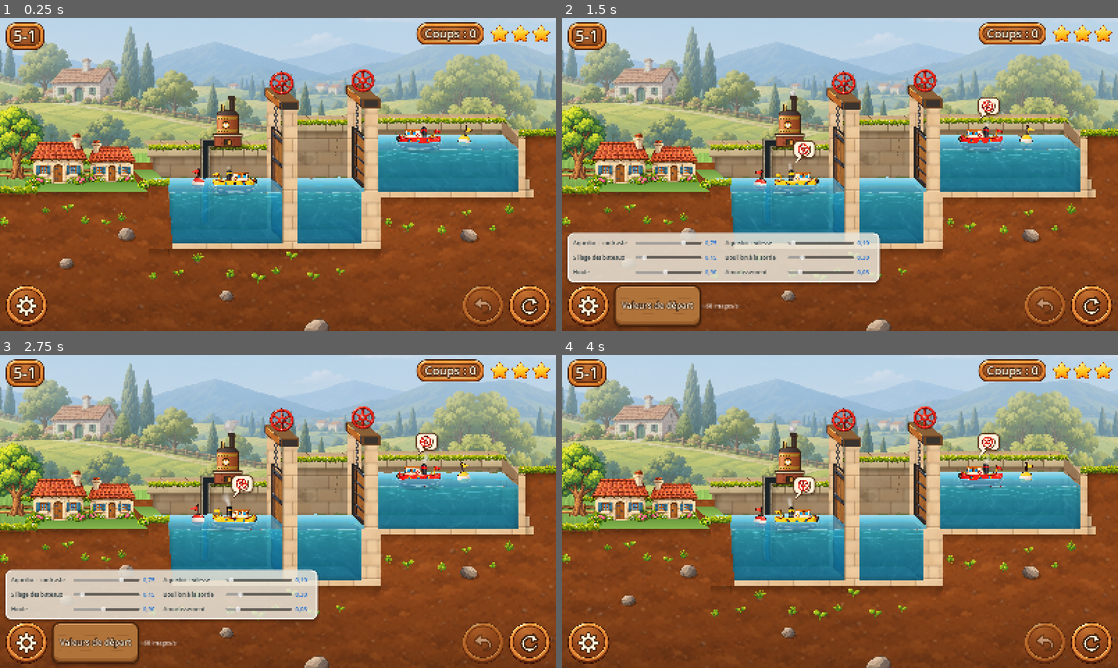
Above: before the commit, frames 1-4 (two rows, left to right).
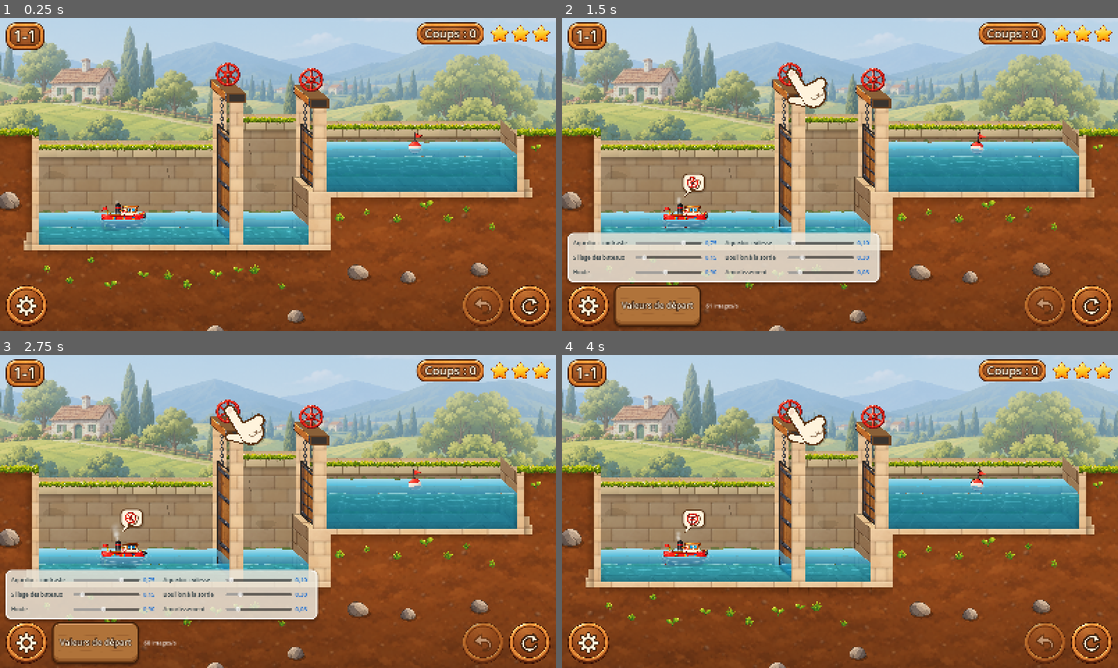
Above: after the commit, the same moments.

Repository: VincentDebaty/station
Game: Godot game, scene res://principal.tscn
The game is run twice, just before and just after one commit, with the same random seed, the same clock (stepped at 60 frames per second) and the same inputs.
Inputs (mouse positions are in pixels of both pictures, inside the frame that each line leads up to):
- Up to frame 1 (0.25 s): no input
- Up to frame 2 (1.5 s): click (1090, 305) at 0.5 s; click (589, 305) at 1.25 s
- Up to frame 3 (2.75 s): click "Valeurs de départ" at 2 s
- Up to frame 4 (4 s): click (1090, 642) at 2.75 s; click (589, 642) at 3.52 s

The runs differ from the first frame. In frame 1, 33% of the frame differs, in the area x 0-100%, y 3-100%; in frame 2, 31%; in frame 3, 31%; in frame 4, 34%.

Commit message:
Le jeu s'ouvre sur le 1-1, pour le nouveau test de l'enfant
Co-Authored-By: Claude Opus 5.5 <noreply@anthropic.com>

Diff:
--- a/prototypes/ecluses-godot/principal.gd
+++ b/prototypes/ecluses-godot/principal.gd
@@ -51,7 +51,7 @@
 # Le niveau sur lequel le jeu s'ouvre : celui qu'on est en train d'essayer
 # (Vincent, 7 octobre 2026 : « quand tu déploies sur l'iPhone, tu proposes le
 # nouveau niveau à chaque fois »). À changer à chaque nouveauté.
-const NIVEAU_EN_TEST := "5-1"
+const NIVEAU_EN_TEST := "1-1"
 
 func _ready() -> void:
 	_tous = JSON.parse_string(FileAccess.get_file_as_string("res://niveaux.json"))["niveaux"]
